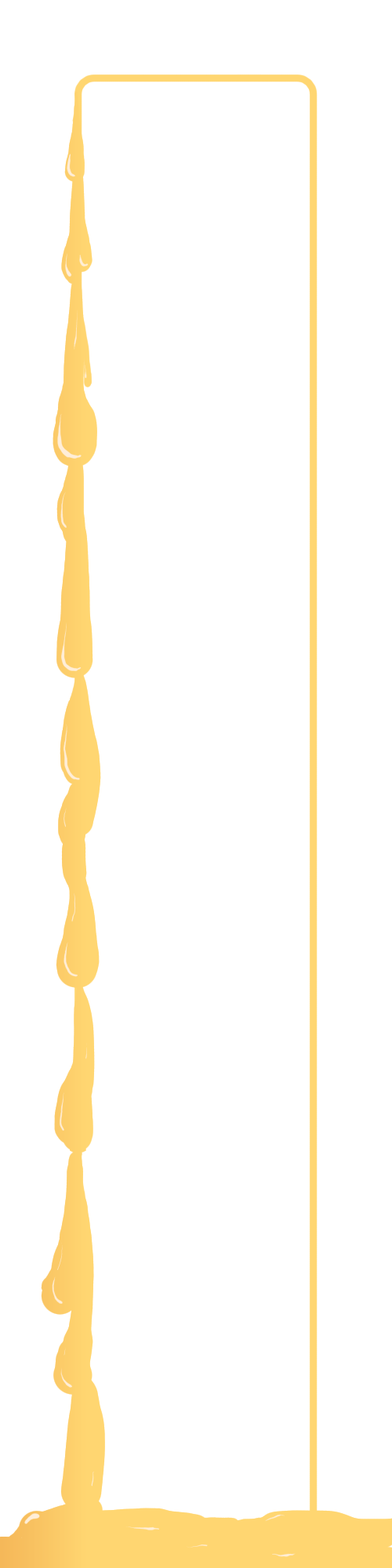
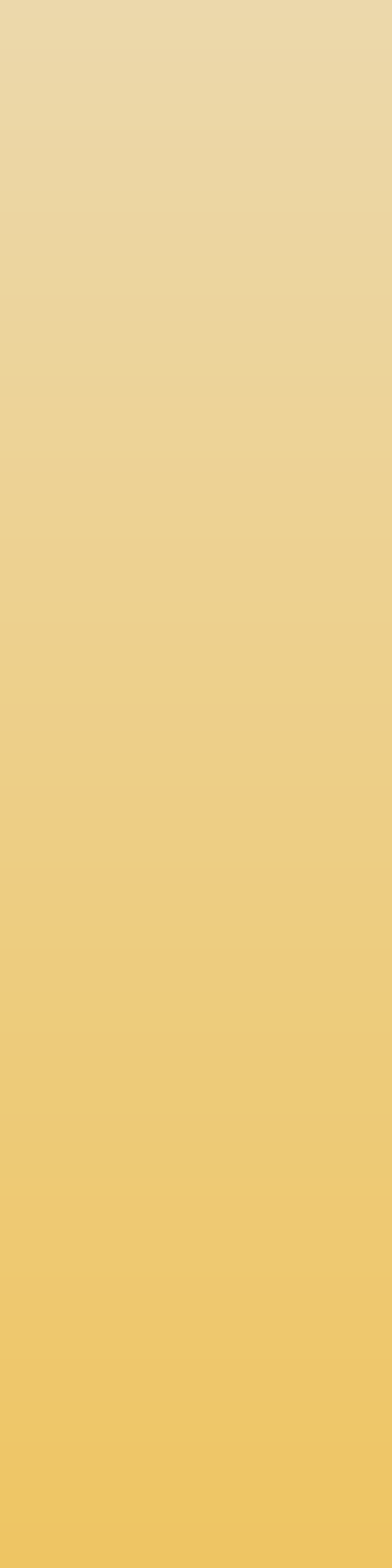
Layers edited between the first and the second w=392, h=1568 image:
hid group "Overlay" (3 layers) over [0, 50, 392, 1568]
painted on "Paint Layer 3" over [0, 150, 302, 1568]
painted on "Paint Layer 2" over [0, 50, 392, 1568]
painted on "Paint Layer 4" over [50, 50, 352, 1568]
added layer "Paint Layer 5" above "MeterFill" over [0, 0, 392, 1568]
